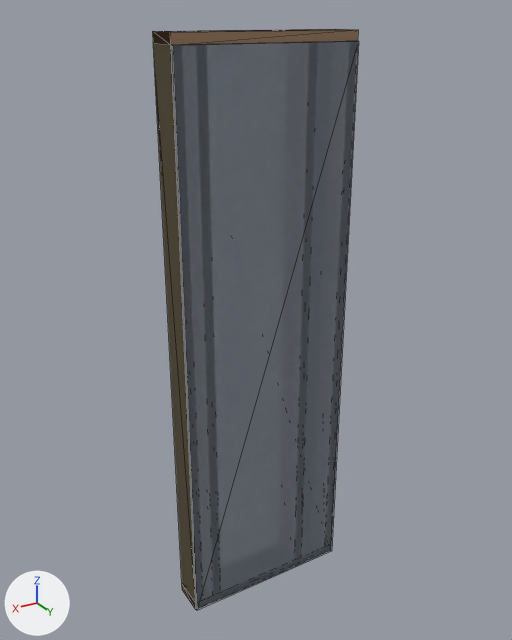
Renders of the glTF model panels/EX4_GF.glb from each side of a commit.
Before and after are seen from a camera (50 mm lens) standing at (1.38, 2.26, 1.24) and looking at (0.0, -0.04, 0.09). Arrows for +X, +Y and +Z are at lower left; the lights stay in place. The older version comes first. Mesh edges are drawn as thin lines. Vertices at exactly the same position are counted once.

Objects in the first picture: 'EX4 GF'.
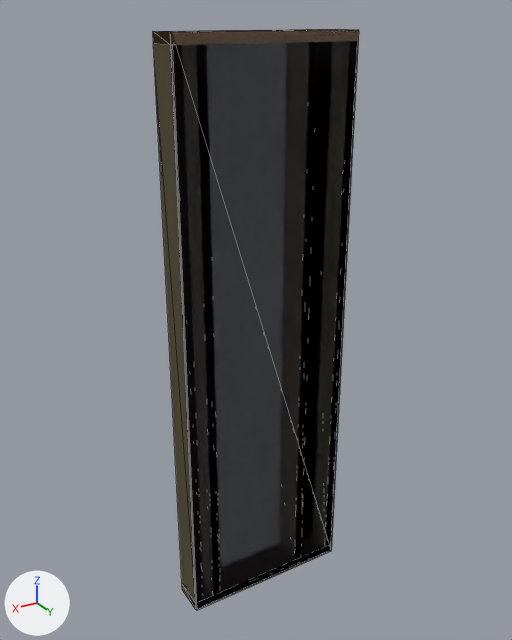
Edits to the scene script, one JSON object a line:
```json
{"block": "me_ex4_gf", "where": "me_ex4_gf.from_pydata(...)  # 88 vertices, 132 faces, 132 loose edges; spans x -0.37..0.37, y -0.07..0.07, z -1.19..1.19"}
{"block": "me_ex4_gf", "where": "# used by ob_ex4_gf; location = (0.0, 0.0, 0.0)"}
{"block": "me_ex4_gf", "change": "me_ex4_gf part 1"}
{"op": "set", "path": "me_ex4_gf.vertices[41].co", "old": "(-0.37, 0.07, -1.19)", "new": "(0.37, 0.07, -1.19)", "note": "pixel (330, 550) -> pixel (197, 610)"}
{"op": "set", "path": "me_ex4_gf.vertices[42].co", "old": "(0.37, 0.07, -1.19)", "new": "(0.37, 0.07, 1.19)", "note": "pixel (196, 609) -> pixel (172, 32)"}
{"op": "set", "path": "me_ex4_gf.vertices[43].co", "old": "(0.37, 0.07, -1.19)", "new": "(-0.37, 0.07, 1.19)", "note": "pixel (197, 610) -> pixel (359, 30)"}
{"op": "set", "path": "me_ex4_gf.vertices[44].co", "old": "(0.37, 0.07, 1.15)", "new": "(-0.37, 0.07, -1.19)", "note": "pixel (171, 45) -> pixel (330, 550)"}
{"op": "set", "path": "me_ex4_gf.vertices[45].co", "old": "(0.37, 0.07, 1.15)", "new": "(-0.37, 0.07, 1.19)", "note": "pixel (172, 45) -> pixel (357, 30)"}
{"op": "set", "path": "me_ex4_gf.vertices[46].co", "old": "(-0.37, 0.07, 1.15)", "new": "(0.37, 0.07, 1.19)", "note": "pixel (357, 41) -> pixel (170, 32)"}
{"op": "set", "path": "me_ex4_gf.vertices[47].co", "old": "(-0.37, 0.07, 1.15)", "new": "(0.37, 0.07, -1.19)", "note": "pixel (358, 41) -> pixel (196, 609)"}
```

Pixel boxes (x1, y1, x2, y2) of what changed, in the pictures (512 x 640 px; the box of a moved part takes in the faces that stretch with it):
```json
{"part": 1, "of": "me_ex4_gf", "change": "moved or reshaped", "before": [171, 41, 359, 611], "after": [171, 30, 359, 611]}
```
